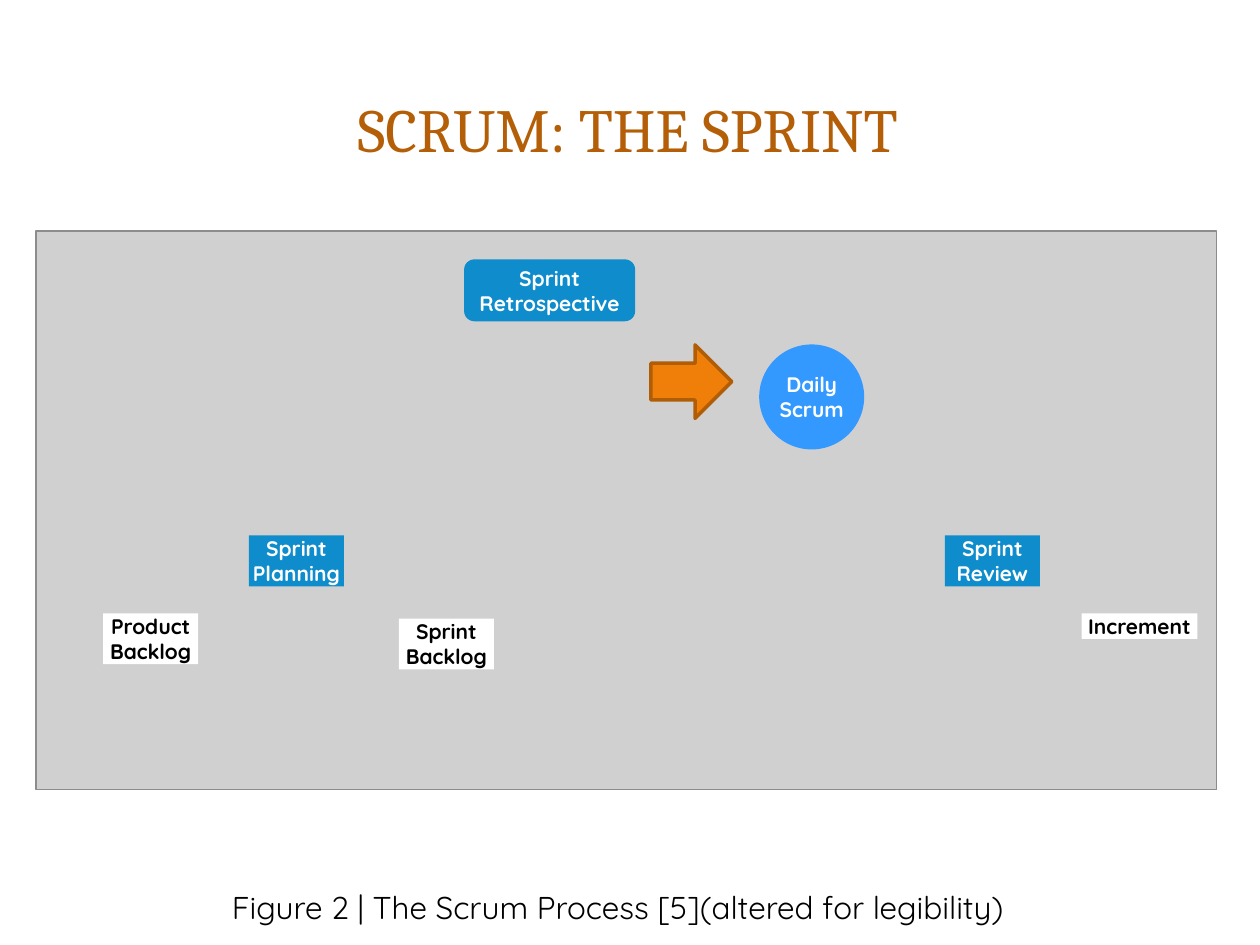
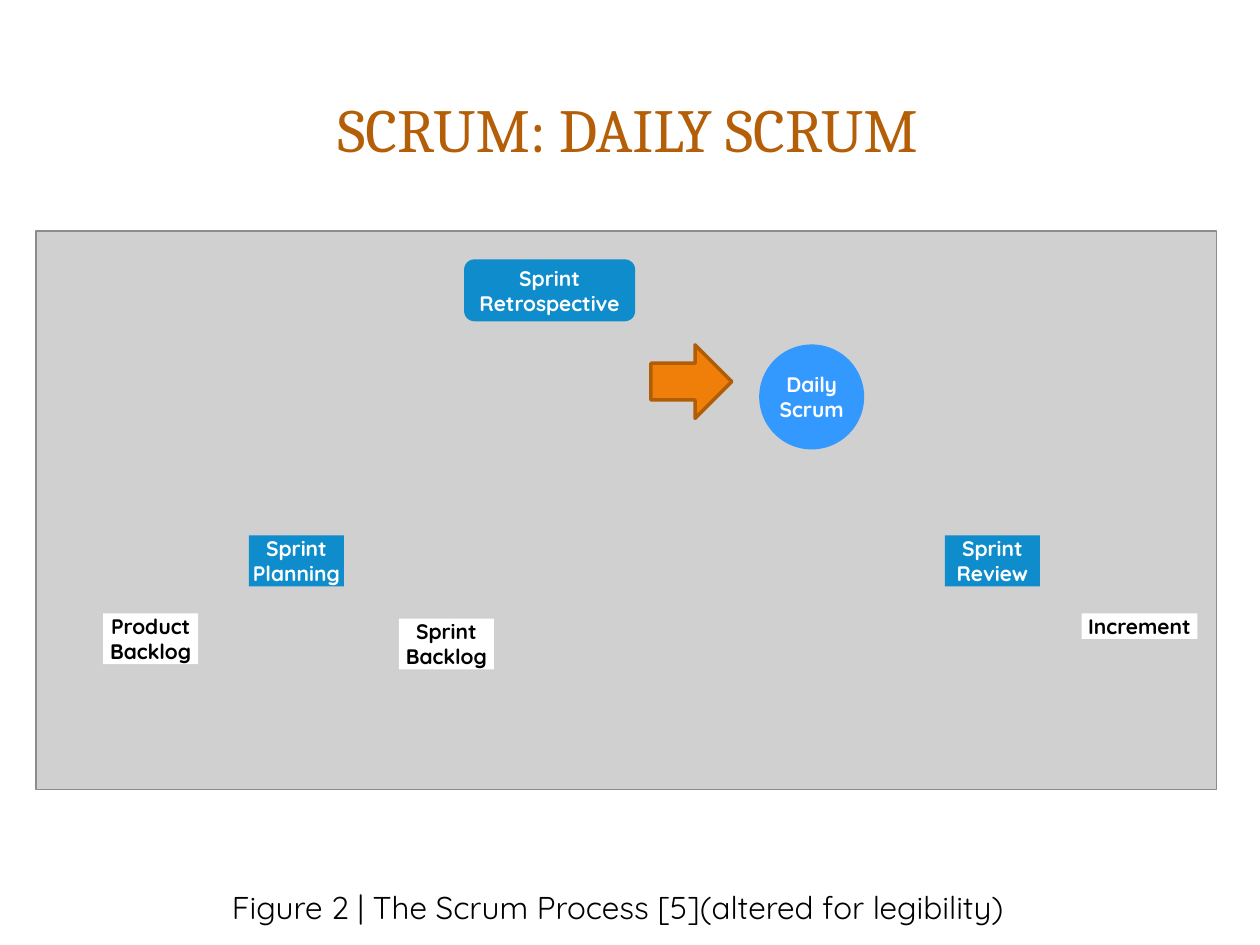
Before and after one commit to drafter250/tech-writing-notes, a slide deck: slide 9 of presentation_2/SCRUM.pptx. Drawn at 1260x945 pixels with LibreOffice and Linux fonts; fonts in the diff are those of the drawing; grey boxes stand for pictures; background and template pictures are left out. Boxes give left, top, right and bottom in pixels: in the first picture for what was removed or moved away, otherwise in the second. Text is boxed around its words. In the diff, an @@ line names an element or a change of style, - is before the commit and + after.

```diff
--- a/presentation_2/SCRUM.pptx
+++ b/presentation_2/SCRUM.pptx
@@ title at (x1=338, y1=110, x2=917, y2=153): text changed @@
-SCRUM: THE SPRINT
+SCRUM: DAILY SCRUM
```
Also in this commit, not shown: 1 other slide changed, 1 other file.
